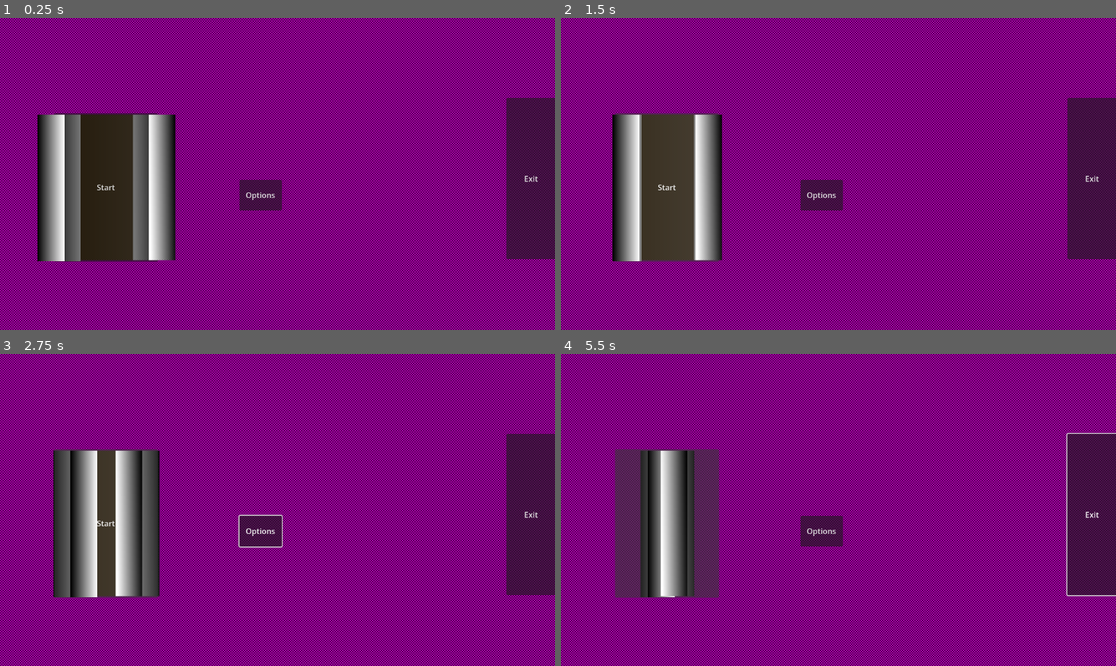
Above: before the commit, frames 1-4 (two rows, left to right).
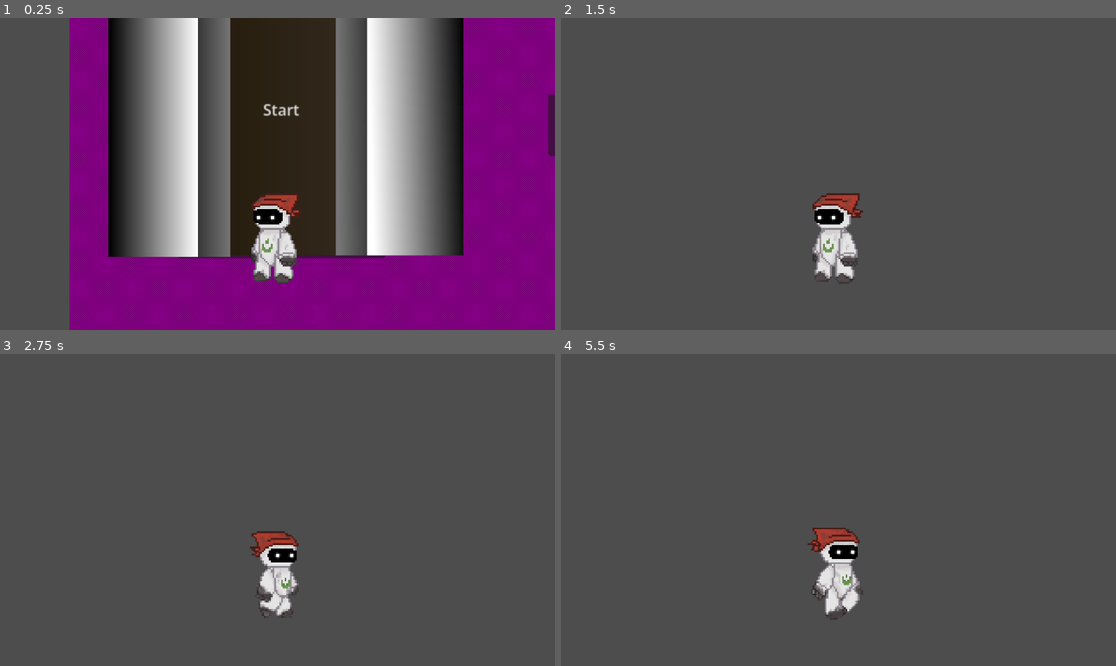
Above: after the commit, the same moments.

Repository: hruboson/R0B1E
Game: Godot game, scene res://scenes/main_menu/main_menu.tscn
The game is run twice, just before and just after one commit, with the same random seed, the same clock (stepped at 60 frames per second) and the same inputs. Sound files missing from this copy of the repository are replaced by a short silence.
Inputs (mouse positions are in pixels of both pictures, inside the frame that each line leads up to):
- Up to frame 1 (0.25 s): no input
- Up to frame 2 (1.5 s): click (666, 186) at 0.5 s, where only the run before the commit has a clickable "Start"; click (666, 186) at 1.25 s, where only the run before the commit has a clickable "Start"
- Up to frame 3 (2.75 s): hold Right (right) from 2.03 s (still down); tap E (interact) at 2.1 s
- Up to frame 4 (5.5 s): tap E (interact) every 0.75 s from 2.85 to 5.1 s; release Right (right) at 3.53 s; hold A (left) 3.53-4.28 s; hold Right (right) from 4.28 s (still down)

The runs differ from the first frame. In frame 1, 83% of the frame differs, in the area x 0-100%, y 0-100%; in frame 2, 99%; in frame 3, 97%; in frame 4, 99%.

Commit message:
feat(robot): animations

Diff:
--- a/nodes/actors/elevator/elevator.gd
+++ b/nodes/actors/elevator/elevator.gd
@@ -26,7 +26,9 @@
 # @param leads_to_direct: PackedScene (optional)
 #		Overrides the default leads_to variable. This parameter is only used in menu so far.
 func close_doors(leads_to_direct: PackedScene) -> void:
+	# TODO get the timing right
 	audio.play()
+	await get_tree().create_timer(.5).timeout
 
 	var tween_front = get_tree().create_tween()
 	tween_front.tween_property($LeftFrontDoor, "position:x", $LeftFrontDoor.position.x + 70, 2.5) # object, property, value, time
@@ -38,11 +40,13 @@
 	tween_back.tween_property($LeftBackDoor, "position:x", $LeftBackDoor.position.x + 50, 2.5)
 	tween_back.parallel().tween_property($RightBackDoor, "position:x", $RightBackDoor.position.x - 50, 2.5)
 
-	await audio.finished
+	await get_tree().create_timer(7.0).timeout
+	audio.stop()
+
 	if(leads_to_direct):
-		tween_back.tween_callback(transition_to.bind(leads_to_direct))
+		transition_to(leads_to_direct)
 	else:
-		tween_back.tween_callback(transition_to.bind(leads_to))
+		transition_to(leads_to)
 
 func transition_to(leads_to: PackedScene) -> void:
 	get_tree().change_scene_to_packed(leads_to)
--- a/nodes/actors/elevator/elevator.tscn
+++ b/nodes/actors/elevator/elevator.tscn
@@ -38,8 +38,8 @@
 
 [node name="LeftFrontDoor" type="Sprite2D" parent="." unique_id=1782289956]
 z_index = 10
-position = Vector2(-103, 0.4999975)
-scale = Vector2(0.78125, 3.3943756)
+position = Vector2(-119.5, 0.4999975)
+scale = Vector2(1.2968751, 3.3943756)
 texture = SubResource("GradientTexture2D_m5435")
 
 [node name="LeftBackDoor" type="Sprite2D" parent="." unique_id=1321720682]
@@ -49,8 +49,8 @@
 
 [node name="RightFrontDoor" type="Sprite2D" parent="." unique_id=1952482422]
 z_index = 10
-position = Vector2(103, -1.5497209e-06)
-scale = Vector2(0.7656251, 3.3706388)
+position = Vector2(123.25, -1.5497209e-06)
+scale = Vector2(1.3984376, 3.3706388)
 texture = SubResource("GradientTexture2D_b8sc4")
 
 [node name="RightBackDoor" type="Sprite2D" parent="." unique_id=329642075]
--- a/nodes/actors/robot/robot.gd
+++ b/nodes/actors/robot/robot.gd
@@ -22,6 +22,7 @@
 ###########################
 
 var current_state: State = State.IDLE
+var last_state: State = State.IDLE
 var energy: int = 10 # TODO balance this
 
 func _physics_process(delta: float) -> void:
@@ -30,8 +31,8 @@
 
 	var state = get_input()
 	move_and_slide()
+	update_audio(state)
 	update_animation(state)
-	update_audio(state)
 
 func get_input() -> State:
 	if Input.is_action_pressed("left"):
@@ -54,13 +55,22 @@
 func update_animation(state: State):
 	match state:
 		State.WALK_LEFT:
-			sprite.play("walk_forward")
+			sprite.play("walk_left")
 		State.WALK_RIGHT:
-			sprite.play("walk_forward")
+			sprite.play("walk_right")
 		State.INTERACT:
 			sprite.play("interact")
 		State.IDLE:
-			sprite.play("idle")
+			# Use the last walking direction to decide idle animation
+			match last_state:
+				State.WALK_LEFT:
+					sprite.play("idle_left")
+				State.WALK_RIGHT:
+					sprite.play("idle_right")
+
+	# Update last_state if the player is walking
+	if state in [State.WALK_LEFT, State.WALK_RIGHT]:
+		last_state = state
 
 ######################
 # 		AUDIO 		 #
@@ -79,3 +89,7 @@
 			if audio.stream != interact_sound or not audio.playing:
 				audio.stream = interact_sound
 				audio.play()
+
+
+func _on_audio_disable_pressed() -> void:
+	pass # Replace with function body.
--- a/nodes/actors/robot/robot.tscn
+++ b/nodes/actors/robot/robot.tscn
@@ -1,15 +1,22 @@
 [gd_scene format=3 uid="uid://cp7d0myjohxhn"]
 
 [ext_resource type="Script" uid="uid://cb05fmubw5qc2" path="res://nodes/actors/robot/robot.gd" id="1_im0kw"]
-[ext_resource type="Texture2D" uid="uid://bidrekvjniood" path="res://assets/robot/idle/idle1.png" id="2_83y4m"]
 [ext_resource type="Texture2D" uid="uid://dt5rgh0tcm8jb" path="res://assets/robot/walk_forward/front1.png" id="2_cqmxv"]
 [ext_resource type="Texture2D" uid="uid://buu66mkyhjmmo" path="res://assets/robot/walk_forward/front2.png" id="3_83y4m"]
+[ext_resource type="Texture2D" uid="uid://yelqvhc6wa73" path="res://assets/robot/idle_left/idle_left_1.png" id="3_u01i4"]
+[ext_resource type="Texture2D" uid="uid://lkbqijaiw6mo" path="res://assets/robot/idle_left/idle_left_2.png" id="4_b7ats"]
 [ext_resource type="Texture2D" uid="uid://byndodebamgla" path="res://assets/robot/walk_forward/front3.png" id="4_jslpc"]
+[ext_resource type="Texture2D" uid="uid://diysujk7gog0r" path="res://assets/robot/idle_right/idle_right_1.png" id="5_bujui"]
 [ext_resource type="Texture2D" uid="uid://beiipjlghxny7" path="res://assets/robot/walk_forward/front4.png" id="5_i7lrg"]
+[ext_resource type="Texture2D" uid="uid://c1u7qw04nde7p" path="res://assets/robot/idle_right/idle_right_2.png" id="6_l7h65"]
 [ext_resource type="AudioStream" uid="uid://omg1d3wr7mji" path="res://audio/robot/walk.mp3" id="7_jslpc"]
+[ext_resource type="Texture2D" uid="uid://dgx8rxgmfs27u" path="res://assets/robot/walk_left/walk_left_1.png" id="8_fsb0y"]
 [ext_resource type="Texture2D" uid="uid://ba7b0w0vysy0b" path="res://assets/robot/walk_right/walk1.png" id="8_rgfc7"]
+[ext_resource type="Texture2D" uid="uid://5tnxu8nss7v3" path="res://assets/robot/walk_left/walk_left_2.png" id="9_45idf"]
 [ext_resource type="Texture2D" uid="uid://b8d7gigkr2a7e" path="res://assets/robot/walk_right/walk2.png" id="9_bysw6"]
+[ext_resource type="Texture2D" uid="uid://ctr30m75mtcqy" path="res://assets/robot/walk_left/walk_left_3.png" id="10_b7x2r"]
 [ext_resource type="Texture2D" uid="uid://civwqqoccpqhj" path="res://assets/robot/walk_right/walk3.png" id="10_lbdxb"]
+[ext_resource type="Texture2D" uid="uid://b25ntj3avn5kv" path="res://assets/robot/walk_left/walk_left_4.png" id="11_45idf"]
 [ext_resource type="Texture2D" uid="uid://6gx0ckcyqg41" path="res://assets/robot/walk_right/walk4.png" id="11_fsb0y"]
 
 [sub_resource type="RectangleShape2D" id="RectangleShape2D_02wwk"]
@@ -19,10 +26,24 @@
 animations = [{
 "frames": [{
 "duration": 1.0,
-"texture": ExtResource("2_83y4m")
+"texture": ExtResource("3_u01i4")
+}, {
+"duration": 1.0,
+"texture": ExtResource("4_b7ats")
 }],
 "loop": true,
-"name": &"idle",
+"name": &"idle_left",
+"speed": 5.0
+}, {
+"frames": [{
+"duration": 1.0,
+"texture": ExtResource("5_bujui")
+}, {
+"duration": 1.0,
+"texture": ExtResource("6_l7h65")
+}],
+"loop": true,
+"name": &"idle_right",
 "speed": 5.0
 }, {
 "frames": [],
@@ -47,7 +68,19 @@
 "name": &"walk_forward",
 "speed": 5.0
 }, {
-"frames": [],
+"frames": [{
+"duration": 1.0,
+"texture": ExtResource("8_fsb0y")
+}, {
+"duration": 1.0,
+"texture": ExtResource("9_45idf")
+}, {
+"duration": 1.0,
+"texture": ExtResource("10_b7x2r")
+}, {
+"duration": 1.0,
+"texture": ExtResource("11_45idf")
+}],
 "loop": true,
 "name": &"walk_left",
 "speed": 5.0
@@ -92,8 +125,19 @@
 texture_repeat = 1
 scale = Vector2(1.7999995, 1.7999995)
 sprite_frames = SubResource("SpriteFrames_im0kw")
-animation = &"walk_right"
+animation = &"idle_left"
 
 [node name="AudioStreamPlayer2D" type="AudioStreamPlayer2D" parent="." unique_id=1857384157]
 stream = SubResource("AudioStream_83y4m")
+pitch_scale = 0.7
 bus = &"SFX"
+
+[node name="CanvasLayer" type="CanvasLayer" parent="." unique_id=1644353481]
+
+[node name="AudioDisable" type="Button" parent="CanvasLayer" unique_id=1595507588]
+offset_left = 261.0
+offset_top = -217.0
+offset_right = 281.0
+offset_bottom = -197.0
+
+[connection signal="pressed" from="CanvasLayer/AudioDisable" to="." method="_on_audio_disable_pressed"]
--- a/scenes/main_menu/main_menu.tscn
+++ b/scenes/main_menu/main_menu.tscn
@@ -2,6 +2,8 @@
 
 [ext_resource type="Script" uid="uid://dm3dr156yxot4" path="res://scenes/main_menu/main_menu.gd" id="1_fsom3"]
 [ext_resource type="PackedScene" uid="uid://dcqb5a21u54oh" path="res://nodes/actors/elevator/elevator.tscn" id="2_0ebjn"]
+[ext_resource type="PackedScene" uid="uid://cp7d0myjohxhn" path="res://nodes/actors/robot/robot.tscn" id="3_uqeha"]
+[ext_resource type="PackedScene" uid="uid://dmmjl7kvy4hc6" path="res://nodes/actors/door/door.tscn" id="4_wem23"]
 
 [sub_resource type="PlaceholderTexture2D" id="PlaceholderTexture2D_vue75"]
 
@@ -54,6 +56,13 @@
 position = Vector2(220.99998, 352)
 scale = Vector2(1.12, 1.4)
 
+[node name="Robot" parent="." unique_id=2042197399 instance=ExtResource("3_uqeha")]
+position = Vector2(218, 448)
+
+[node name="Door" parent="." unique_id=821589660 instance=ExtResource("4_wem23")]
+position = Vector2(684, 201.99998)
+scale = Vector2(2.88, 2.88)
+
 [connection signal="pressed" from="Options" to="." method="_on_options_pressed"]
 [connection signal="pressed" from="Start" to="." method="_on_start_pressed"]
 [connection signal="pressed" from="Exit" to="." method="_on_exit_pressed"]
Binary file removed: assets/robot/idle/idle1.png
Binary file added: assets/robot/idle_left/idle_left_1.png
Not shown, added: assets/robot/idle_left/idle_left_1.png.import
Binary file added: assets/robot/idle_left/idle_left_2.png
Not shown, added: assets/robot/idle_left/idle_left_2.png.import
Binary file added: assets/robot/idle_right/idle_right_1.png
Not shown, added: assets/robot/idle_right/idle_right_1.png.import
Binary file added: assets/robot/idle_right/idle_right_2.png
Not shown, added: assets/robot/idle_right/idle_right_2.png.import
Binary file added: assets/robot/walk_left/walk_left_1.png
Not shown, added: assets/robot/walk_left/walk_left_1.png.import
Binary file added: assets/robot/walk_left/walk_left_2.png
(and 5 more such lines)
